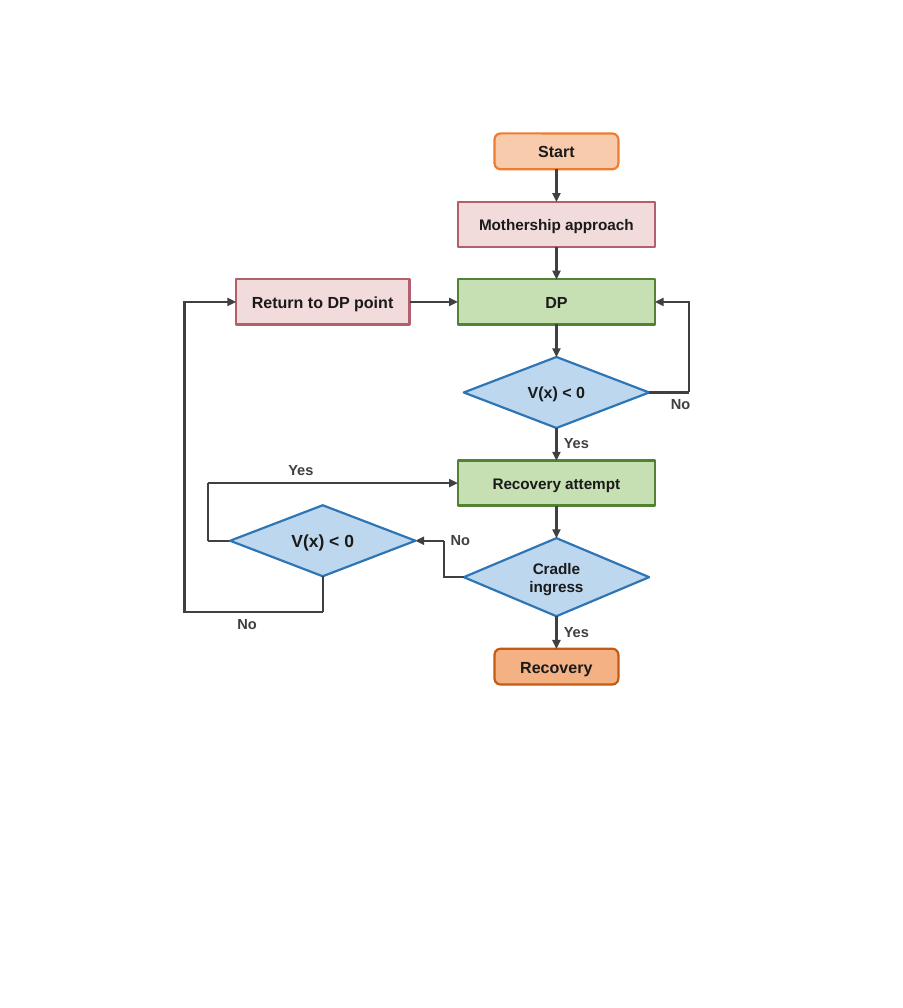
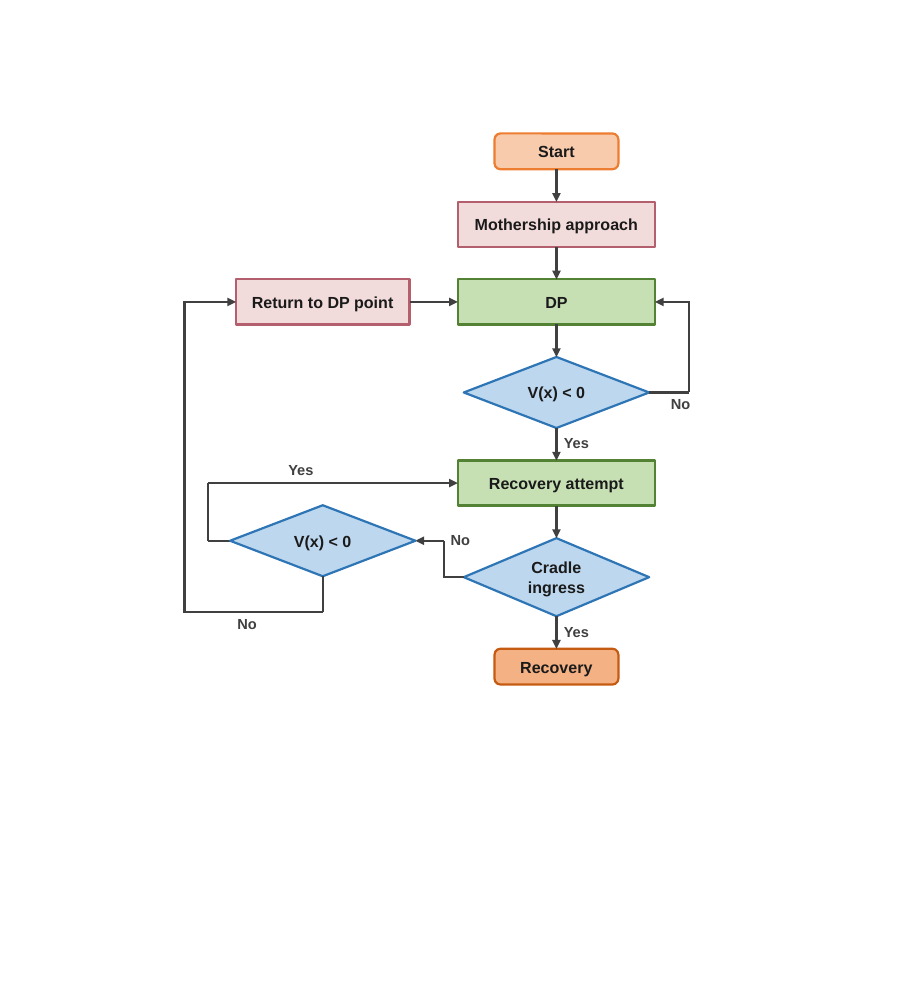
Before and after one commit to rapter-turtle/Reach-recovery-paper, a slide deck: slide 1 of Figure3_state_machine.pptx. Drawn at 903x1008 pixels with LibreOffice and Linux fonts; fonts in the diff are those of the drawing. Boxes give left, top, right and bottom in pixels: in the first picture for what was removed or moved away, otherwise in the second. Text is boxed around its words. In the diff, an @@ line names an element or a change of style, - is before the commit and + after.

```diff
--- a/Figure3_state_machine.pptx
+++ b/Figure3_state_machine.pptx
@@ diamond "V(x) < 0" at <box>230,505,416,576</box>: size 12 to 11 pt @@
@@ size 10.5 to 11 pt in 3 elements at <box>458,202,655,247</box>, <box>458,461,655,506</box>, <box>464,539,650,616</box> @@
```
Also in this commit, not shown: 3 other files.
